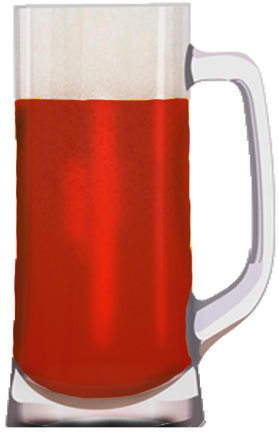
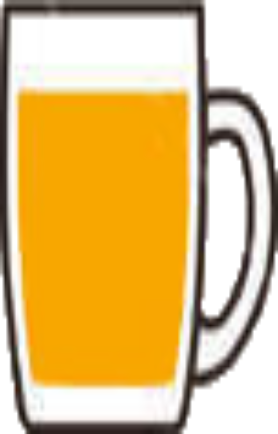
Revision of a layered w=278, h=434 image; what changed, layer by layer:
added layer "full_beer" above "Слой 8" over [0, 0, 278, 434]
hid "Слой 8" over [3, 2, 276, 430]
hid "Слой 7" over [3, 2, 276, 430]
